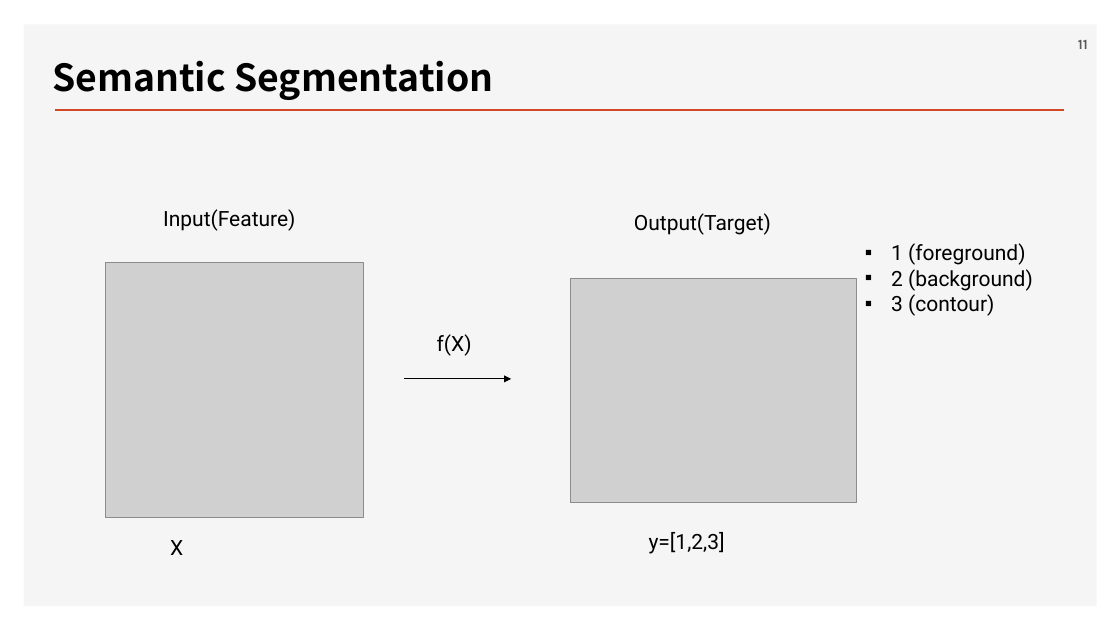
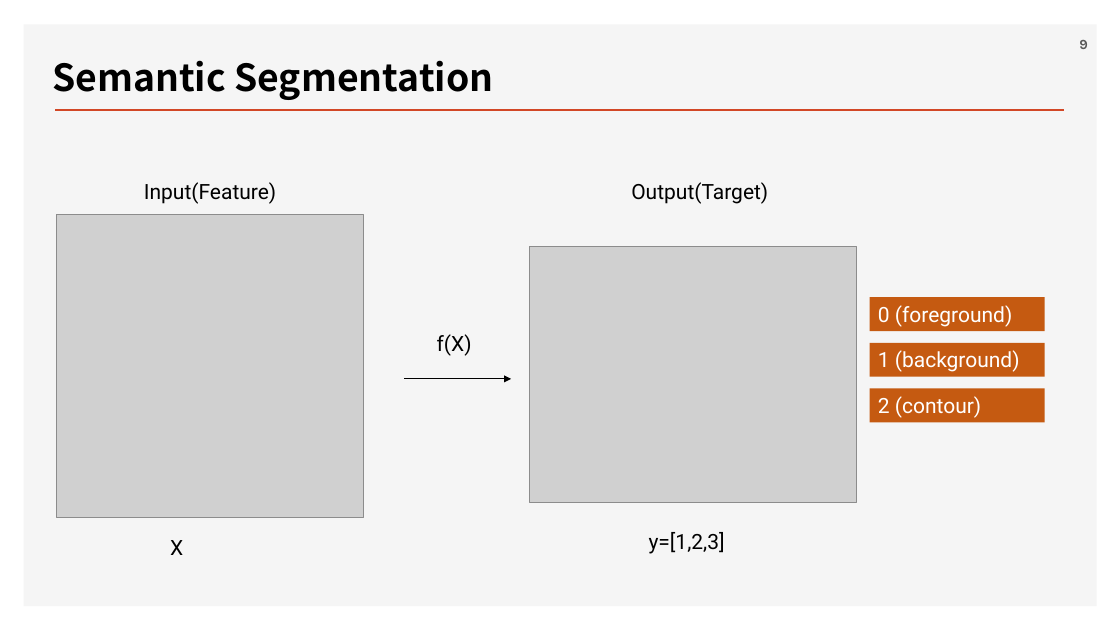
Before and after one commit to ancestor9/2026_Fall_Deep-Learning-with-Python, a slide deck: slide 9 of Chapter 11 Image segmentation.pptx (slide 11 before the commit). Drawn at 1120x630 pixels with LibreOffice and Linux fonts; fonts in the diff are those of the drawing; grey boxes stand for pictures; background and template pictures are left out. Boxes give left, top, right and bottom in pixels: in the first picture for what was removed or moved away, otherwise in the second. Text is boxed around its words. In the diff, an @@ line names an element or a change of style, - is before the commit and + after.

```diff
--- a/Chapter 11 Image segmentation.pptx
+++ b/Chapter 11 Image segmentation.pptx
@@ page number at box(1079, 40, 1088, 49): text changed @@
-11
+9
@@ text "Input(Feature)": place and size @@
-text "Input(Feature)" at box(163, 209, 295, 231)
+text "Input(Feature)" at box(144, 182, 276, 204)
@@ text "Output(Target)": place and size @@
-text "Output(Target)" at box(634, 213, 771, 235)
+text "Output(Target)" at box(631, 182, 768, 204)
@@ picture: place and size @@
-picture at box(105, 263, 364, 518)
+picture at box(57, 215, 364, 518)
@@ picture: place and size @@
-picture at box(571, 278, 857, 502)
+picture at box(529, 246, 857, 502)
@@ text removed at box(891, 243, 1033, 316) @@
-▪ 1 (foreground)
-▪ 2 (background)
-▪ 3 (contour)
@@ rectangle added at box(870, 297, 1044, 331), fill #C55A11, 18 pt, text #FFFFFF @@
+0 (foreground)
@@ rectangle added at box(870, 343, 1044, 376), fill #C55A11, 18 pt, text #FFFFFF @@
+1 (background)
@@ rectangle added at box(870, 388, 1044, 422), fill #C55A11, 18 pt, text #FFFFFF @@
+2 (contour)
```
Also in this commit, not shown: 19 other slides changed, 4 slides added, 3 slides removed.
